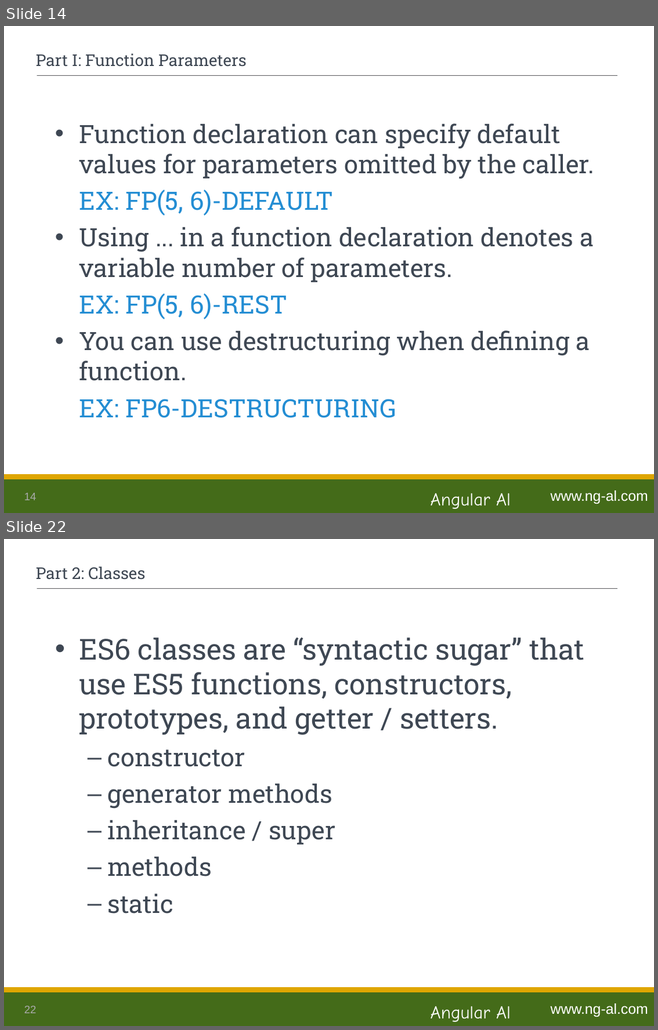
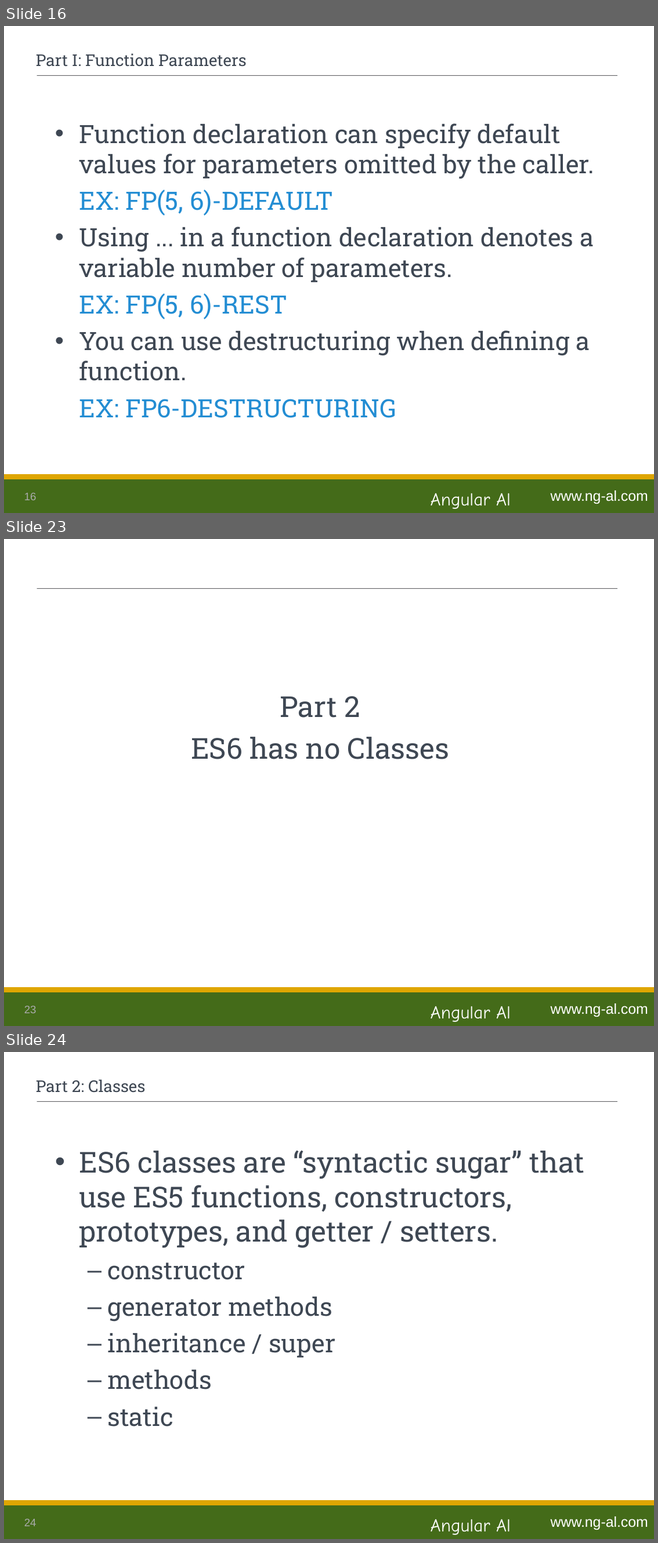
Before and after one commit to ng-al/es6-Intro, a slide deck: es6_Intro.ppt. Shown one above the other, each under a label of ours: slides 14 and 22 before the commit, slides 16, 23 and 24 after it; the slides between them are not shown. The pictures are 658x1030 and 658x1543 pixels, drawn with LibreOffice and Linux fonts; fonts in the diff are those of the drawing. Boxes give left, top, right and bottom in pixels: in the first picture for what was removed or moved away, otherwise in the second. Text is boxed around its words. In the diff, an @@ line names an element or a change of style, - is before the commit and + after.

Commit message:
Updated slides for part 1, added this examples

```diff
--- a/es6_Intro.ppt
+++ b/es6_Intro.ppt
@@ slide 23 added at [4,539,654,1026], background #FFFFFF; not listed: 6 template elements that a slide beside it also shows @@
@@ text added at [191,696,449,759], 32 pt, text #3E4753 @@
+Part 2
+ES6 has no Classes
@@ what was slide 14 is now slide 16 @@
@@ page number at [24,493,36,500]: text changed @@
-14
+16
@@ what was slide 22 is now slide 24 @@
@@ page number at [24,1519,36,1526]: text changed @@
-22
+24
```
Also in this commit, not shown: 9 slides changed, 1 other slide added, 4 other files.
